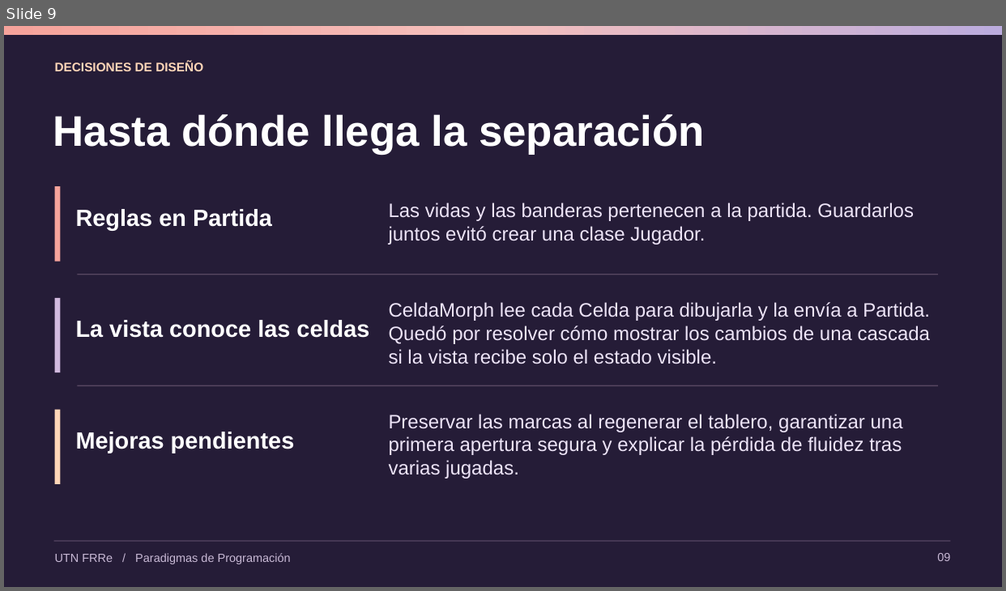
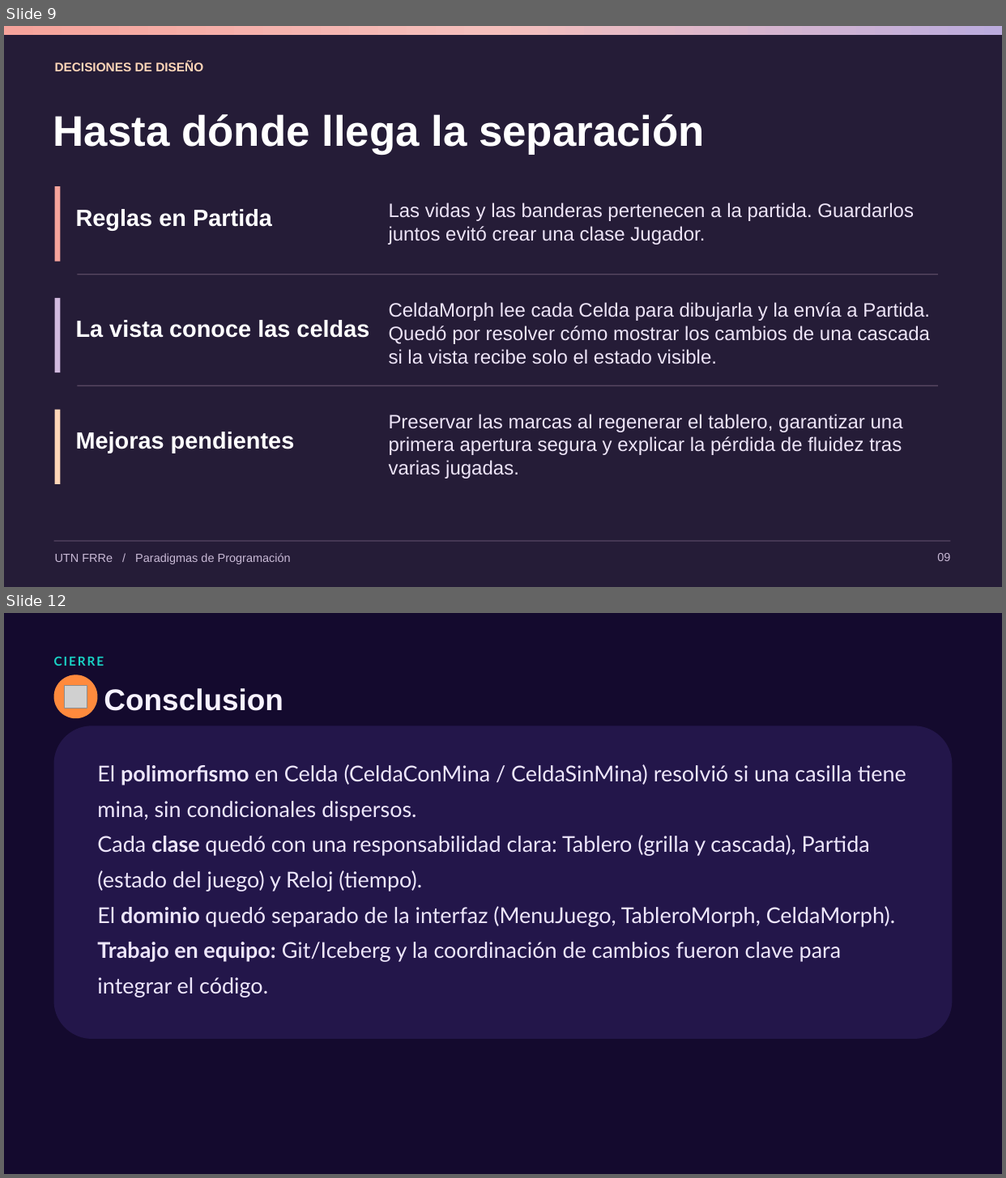
Before and after one commit to tomasben/pdp-tpi, a slide deck: docs/Presentación.pptx. Shown one above the other, each under a label of ours: slide 9 before the commit, slides 9 and 12 after it; the slides between them are not shown. The pictures are 1006x591 and 1006x1178 pixels, drawn with LibreOffice and Linux fonts; fonts in the diff are those of the drawing; grey boxes stand for pictures; background and template pictures are left out. Boxes give left, top, right and bottom in pixels: in the first picture for what was removed or moved away, otherwise in the second. Text is boxed around its words. In the diff, an @@ line names an element or a change of style, - is before the commit and + after.

```diff
--- a/docs/Presentación.pptx
+++ b/docs/Presentación.pptx
@@ slide 12 added at bbox=[4, 613, 1002, 1174], background picture (left out) @@
@@ text added at bbox=[54, 656, 104, 666], 12 pt, text #19D3C5, bold @@
+CIERRE
@@ rounded rectangle added at bbox=[54, 675, 98, 718], fill #FF8A3D @@
@@ picture added at bbox=[65, 686, 88, 709] @@
@@ title added at bbox=[104, 688, 283, 711], 28.8 pt, text #F7F3FF, bold @@
+Consclusion
@@ rounded rectangle added at bbox=[54, 726, 953, 1039], fill #23164A @@
@@ text added at bbox=[97, 764, 906, 998], 21 pt, text #EDE6FB @@
+El polimorfismo en Celda (CeldaConMina / CeldaSinMina) resolvió si una casilla tiene mina, sin condicionales dispersos.
+Cada clase quedó con una responsabilidad clara: Tablero (grilla y cascada), Partida (estado del juego) y Reloj (tiempo).
+El dominio quedó separado de la interfaz (MenuJuego, TableroMorph, CeldaMorph).
+Trabajo en equipo: Git/Iceberg y la coordinación de cambios fueron clave para integrar el código.
```
Also in this commit, not shown: 1 slide changed, 2 other slides added.
